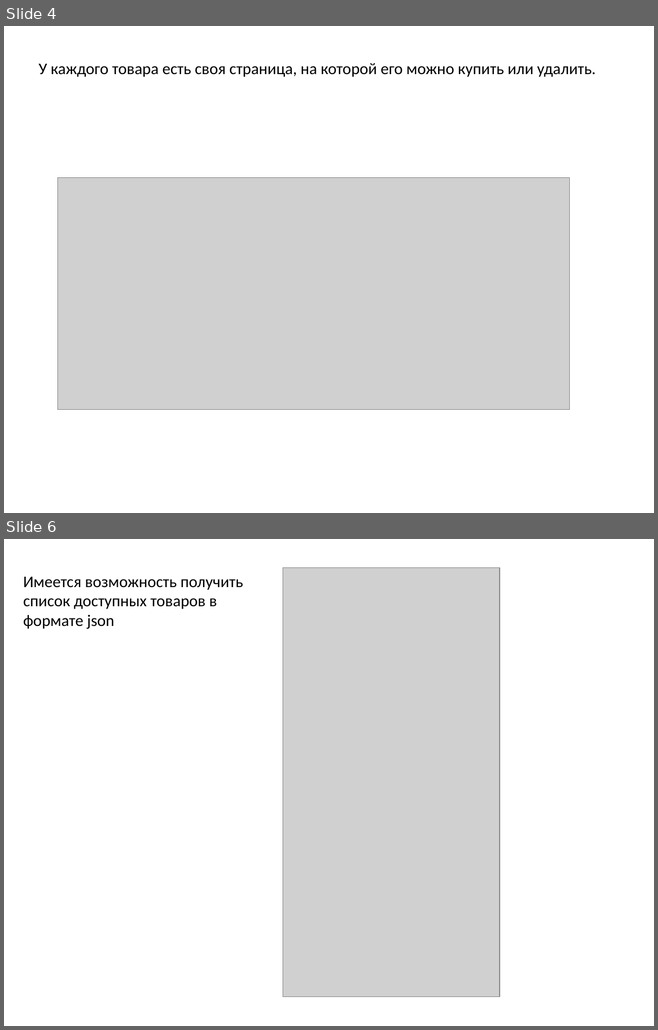
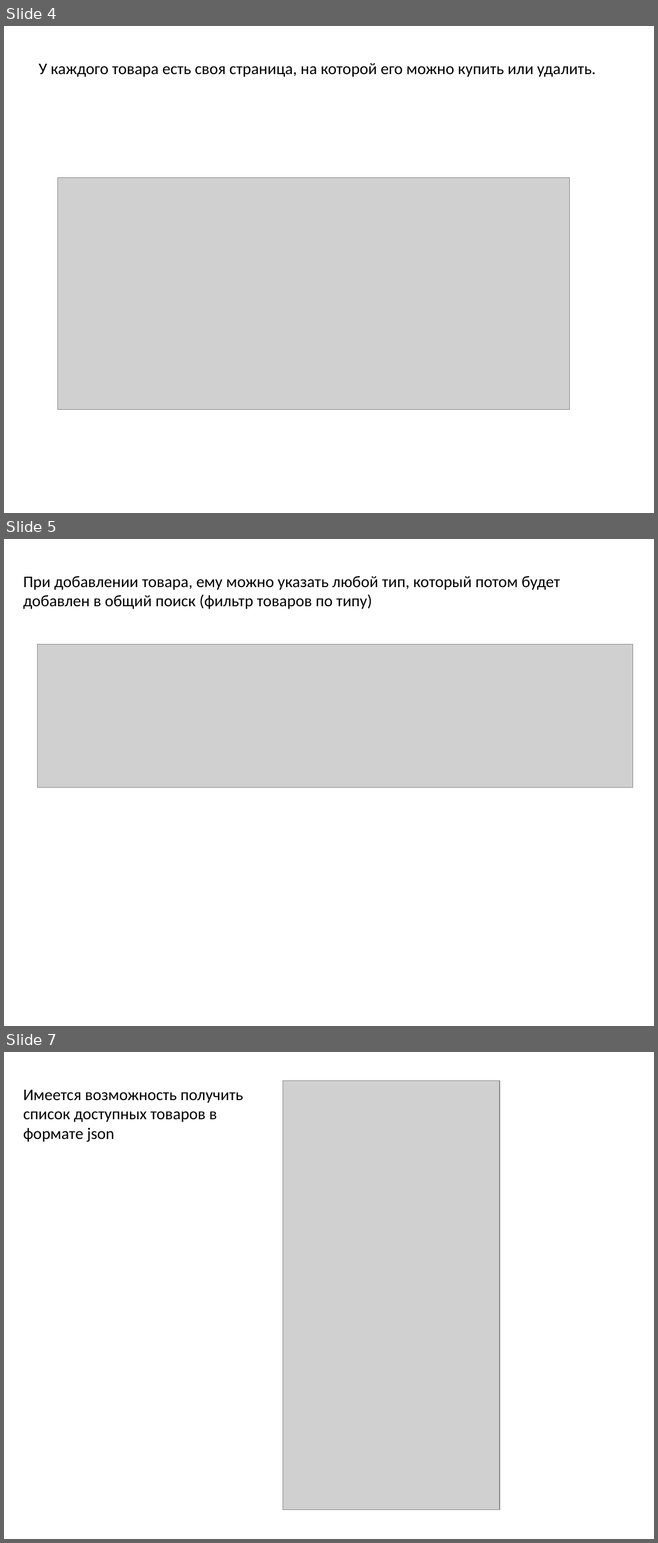
Before and after one commit to Likogeles/OnlineShop, a slide deck: OnlineShop.pptx. Shown one above the other, each under a label of ours: slides 4 and 6 before the commit, slides 4, 5 and 7 after it; the slides between them are not shown. The pictures are 658x1030 and 658x1543 pixels, drawn with LibreOffice and Linux fonts; fonts in the diff are those of the drawing; grey boxes stand for pictures. Boxes give left, top, right and bottom in pixels: in the first picture for what was removed or moved away, otherwise in the second. Text is boxed around its words. In the diff, an @@ line names an element or a change of style, - is before the commit and + after.

```diff
--- a/OnlineShop.pptx
+++ b/OnlineShop.pptx
@@ slide 5 added at (4, 539, 654, 1026), background #FFFFFF @@
@@ text added at (23, 576, 560, 609), 18 pt, text #000000 @@
+При добавлении товара, ему можно указать любой тип, который потом будет добавлен в общий поиск (фильтр товаров по типу)
@@ picture added at (37, 644, 633, 787) @@
@@ what was slide 6 is now slide 7 @@
```
Also in this commit, not shown: 2 slides changed, 12 other files.
